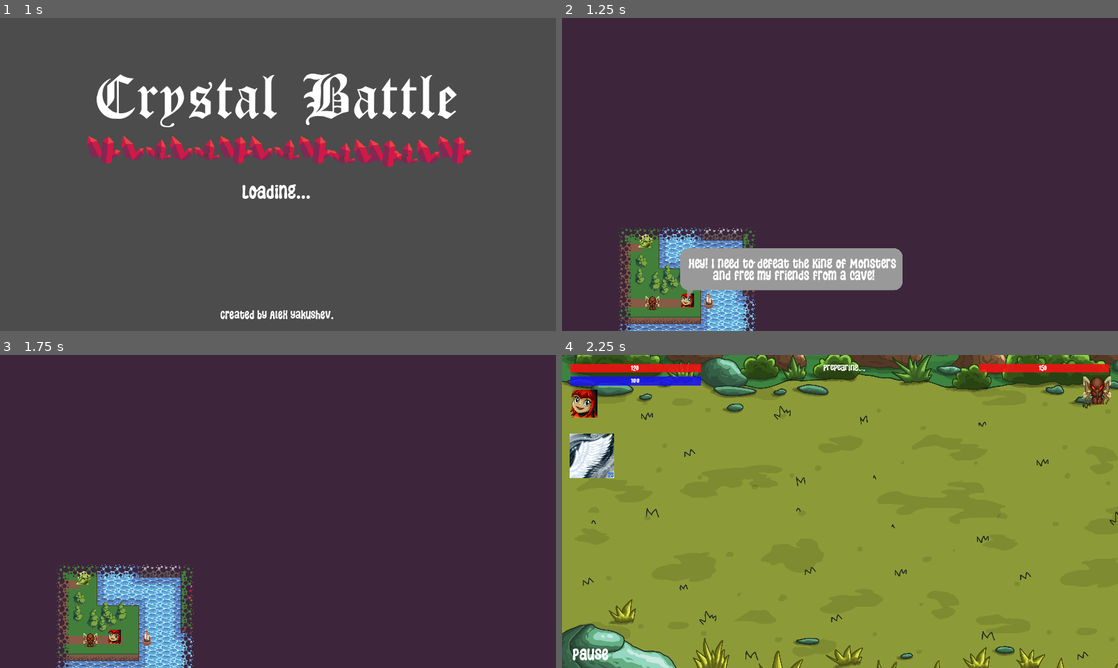
Above: before the commit, frames 1-4 (two rows, left to right).
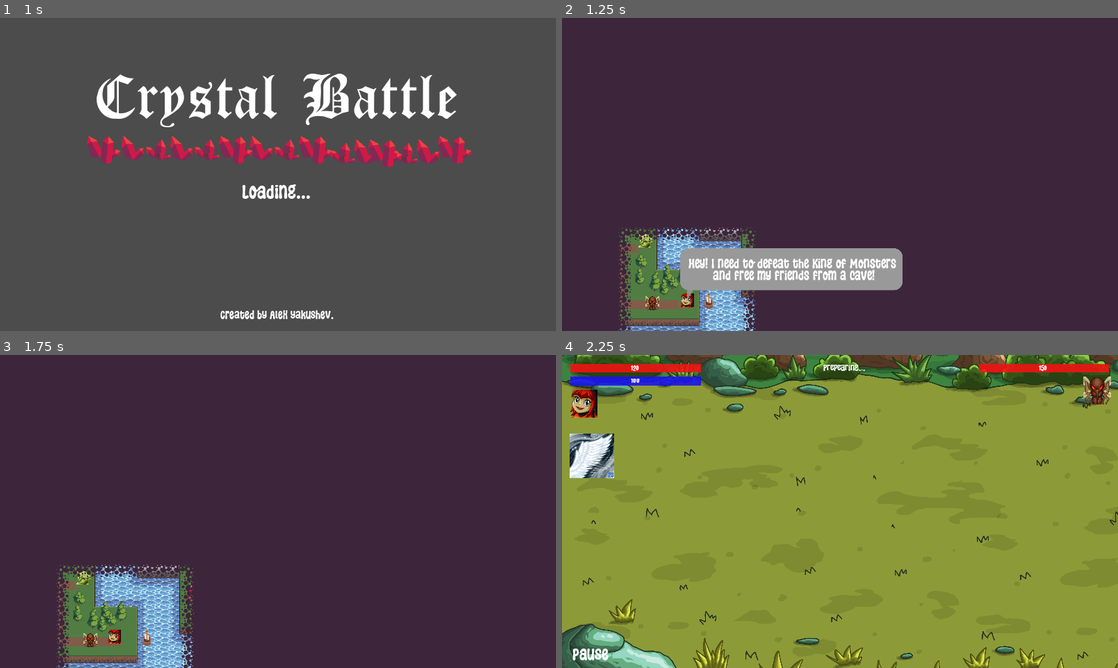
Above: after the commit, the same moments.

Repository: yakushev85/CrystalBattle
Game: Godot game, scene res://src/StartScreen.tscn
Two runs of this game, one before a commit and one after it. Both use one fixed random seed, a clock stepped at 60 frames per second and the inputs below. Sound files missing from this copy of the repository are replaced by a short silence.
Inputs (mouse positions are in pixels of both pictures, inside the frame that each line leads up to):
- Up to frame 1 (1 s): click "New Game" at 0.5 s
- Up to frame 2 (1.25 s): no input
- Up to frame 3 (1.75 s): move the mouse to (400, 495) at 1.27 s; click (400, 495) at 1.42 s
- Up to frame 4 (2.25 s): move the mouse to (728, 527) at 2.02 s; click (728, 527) at 2.17 s

Frame 1 is identical in both runs. In frame 2, 2.1% of the frame differs, in the area x 10-35%, y 66-100%; in frame 3, 3.0%; in frame 4, nothing differs.

Commit message:
fix audio panning and artifacts on ground map

Diff:
--- a/project.godot
+++ b/project.godot
@@ -12,7 +12,7 @@
 
 config/name="CrystalBattle"
 run/main_scene="res://src/StartScreen.tscn"
-boot_splash/image="res://a_icons/mipmap-xxxhdpi/ic_launcher_round.png"
+boot_splash/image="res://icon.png"
 boot_splash/fullsize=false
 config/icon="res://icon.png"
 
--- a/src/MainBattle.tscn
+++ b/src/MainBattle.tscn
@@ -113,19 +113,19 @@
 [node name="PauseControl" parent="UIControlGroup" instance=ExtResource( 10 )]
 position = Vector2( 24, 672 )
 
-[node name="AudioFirePlayer" type="AudioStreamPlayer2D" parent="."]
+[node name="AudioFirePlayer" type="AudioStreamPlayer" parent="."]
 stream = ExtResource( 11 )
 volume_db = -1.0
 
-[node name="AudioSelectSpellPlayer" type="AudioStreamPlayer2D" parent="."]
+[node name="AudioSelectSpellPlayer" type="AudioStreamPlayer" parent="."]
 stream = ExtResource( 12 )
 volume_db = -1.0
 
-[node name="AudioLosePlayer" type="AudioStreamPlayer2D" parent="."]
+[node name="AudioLosePlayer" type="AudioStreamPlayer" parent="."]
 stream = ExtResource( 13 )
 volume_db = -1.0
 
-[node name="AudioWinPlayer" type="AudioStreamPlayer2D" parent="."]
+[node name="AudioWinPlayer" type="AudioStreamPlayer" parent="."]
 stream = ExtResource( 14 )
 volume_db = -1.0
 
--- a/src/StartScreen.tscn
+++ b/src/StartScreen.tscn
@@ -138,7 +138,7 @@
 [node name="Crystal15" parent="Crystals" instance=ExtResource( 6 )]
 position = Vector2( 848, 280 )
 
-[node name="AudioSelectPlayer" type="AudioStreamPlayer2D" parent="."]
+[node name="AudioSelectPlayer" type="AudioStreamPlayer" parent="."]
 stream = ExtResource( 7 )
 volume_db = -1.0
 
--- a/src/WorldMap.gd
+++ b/src/WorldMap.gd
@@ -30,6 +30,14 @@
 		$UIGroup/FinishedLabel.show()
 
 	setup_navserver()
+
+	#$BattleGroup.hide()
+	#$EnvironmentGroup.hide()
+	#$FogTileMap.hide()
+	#$Player.hide()
+	#$UIGroup/SayBox.hide()
+	$GroundTileMap.hide()
+	$EnvironmentTileMap.hide()
 
 
 func _input(event):
--- a/src/WorldMap.tscn
+++ b/src/WorldMap.tscn
@@ -35,6 +35,7 @@
 [ext_resource path="res://src/objects/ui/SayBox.tscn" type="PackedScene" id=33]
 [ext_resource path="res://src/objects/MapPlayerArrow.tscn" type="PackedScene" id=34]
 [ext_resource path="res://assets/sound/step_grass.wav" type="AudioStream" id=35]
+[ext_resource path="res://assets/map/bg1.png" type="Texture" id=36]
 
 [sub_resource type="DynamicFont" id=1]
 size = 60
@@ -526,6 +527,11 @@
 [node name="Crystal14" parent="EnvironmentGroup" instance=ExtResource( 11 )]
 position = Vector2( 800, 140 )
 
+[node name="BgSprite" type="Sprite" parent="."]
+position = Vector2( 640, 360 )
+scale = Vector2( 0.45, 0.45 )
+texture = ExtResource( 36 )
+
 [node name="GroundTileMap" type="TileMap" parent="."]
 z_index = 100
 tile_set = ExtResource( 1 )
@@ -539,7 +545,7 @@
 format = 1
 tile_data = PoolIntArray( -65538, 12, 0, -65537, 12, 1, -131072, 12, 1, -131071, 12, 1, -131070, 12, 1, -131069, 12, 1, …(25042 unchanged characters)…
 
-[node name="AudioWalkPlayer" type="AudioStreamPlayer2D" parent="."]
+[node name="AudioWalkPlayer" type="AudioStreamPlayer" parent="."]
 stream = ExtResource( 35 )
 volume_db = -1.0
 
Binary file added: assets/map/bg1.png
Not shown, added: assets/map/bg1.png.import
Not shown: 1 places in src/WorldMap.tscn that only renumber resources
Not shown, changed: assets/.DS_Store
